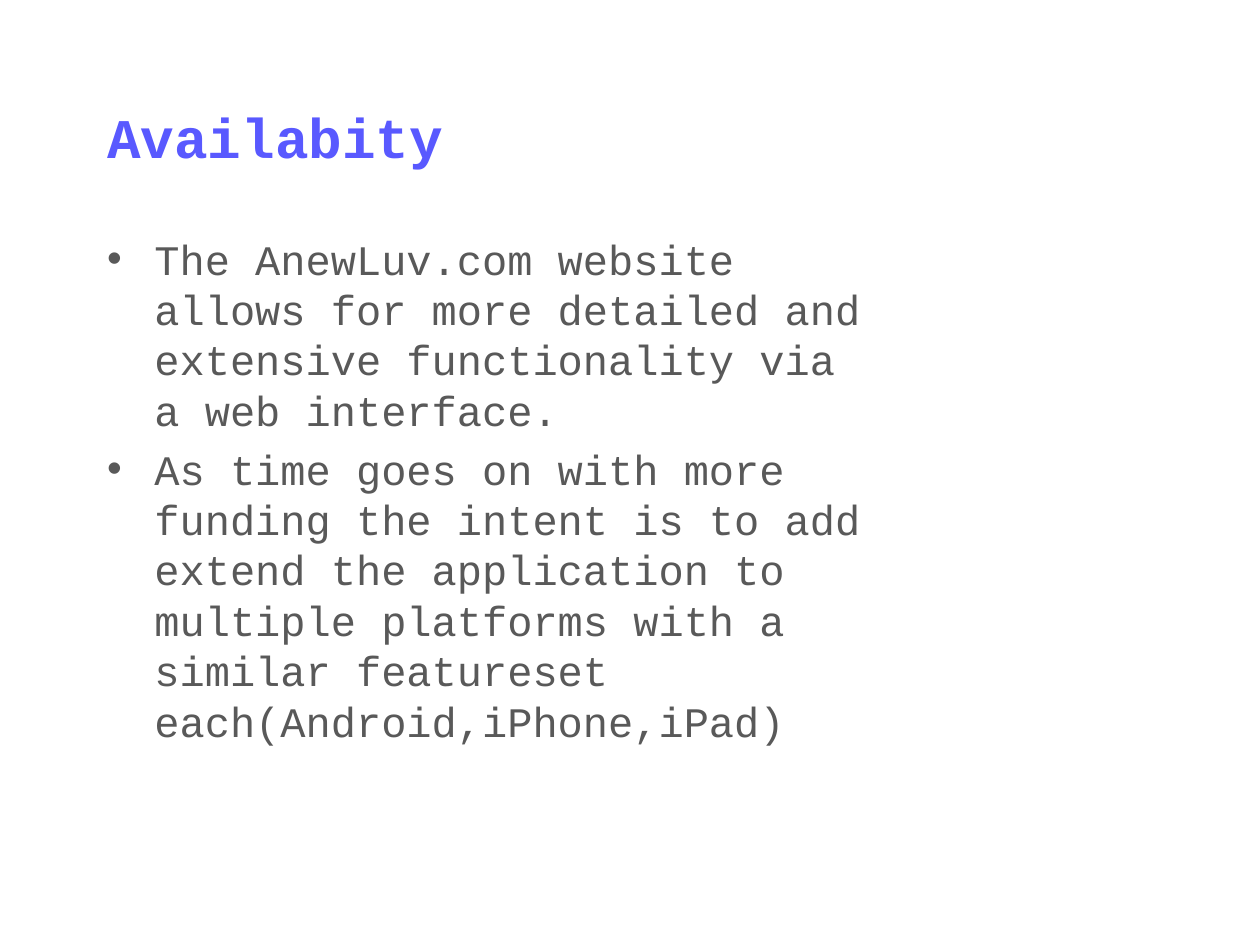
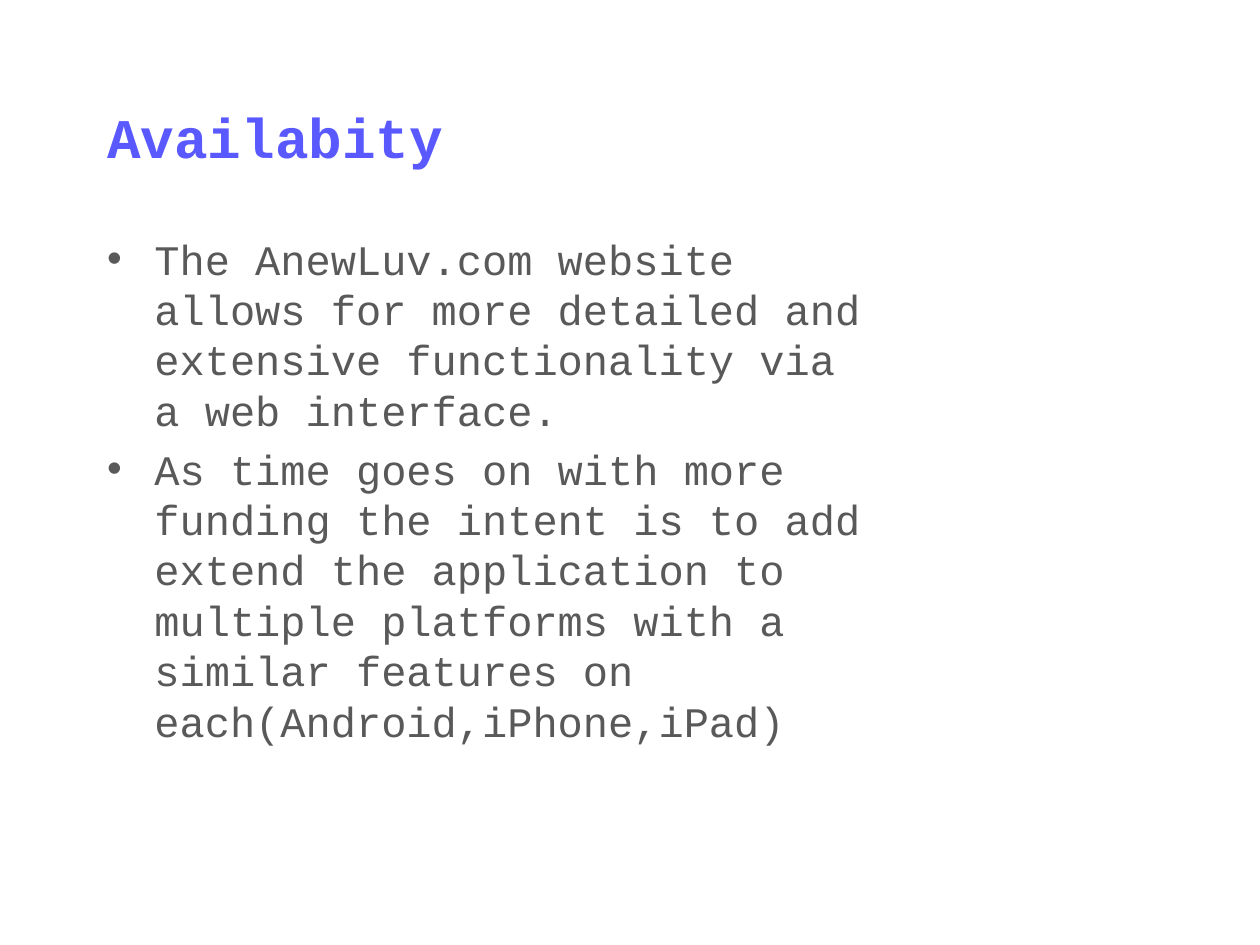
Before and after one commit to olalawal/AnewluvwebAssets, a slide deck: slide 9 of Docs/newpresentation.pptx. Drawn at 1260x945 pixels with LibreOffice and Linux fonts; fonts in the diff are those of the drawing; background and template pictures are left out. Boxes give left, top, right and bottom in pixels: in the first picture for what was removed or moved away, otherwise in the second. Text is boxed around its words. In the diff, an @@ line names an element or a change of style, - is before the commit and + after.

```diff
--- a/Docs/newpresentation.pptx
+++ b/Docs/newpresentation.pptx
@@ text at (154, 454, 861, 746): text changed @@
-• As time goes on with more funding the intent is to add extend the application to multiple platforms with a similar featureset each(Android,iPhone,iPad)
+• As time goes on with more funding the intent is to add extend the application to multiple platforms with a similar features on each(Android,iPhone,iPad)
```
Also in this commit, not shown: 2 other slides changed, 2 slides removed, 1 other file.
